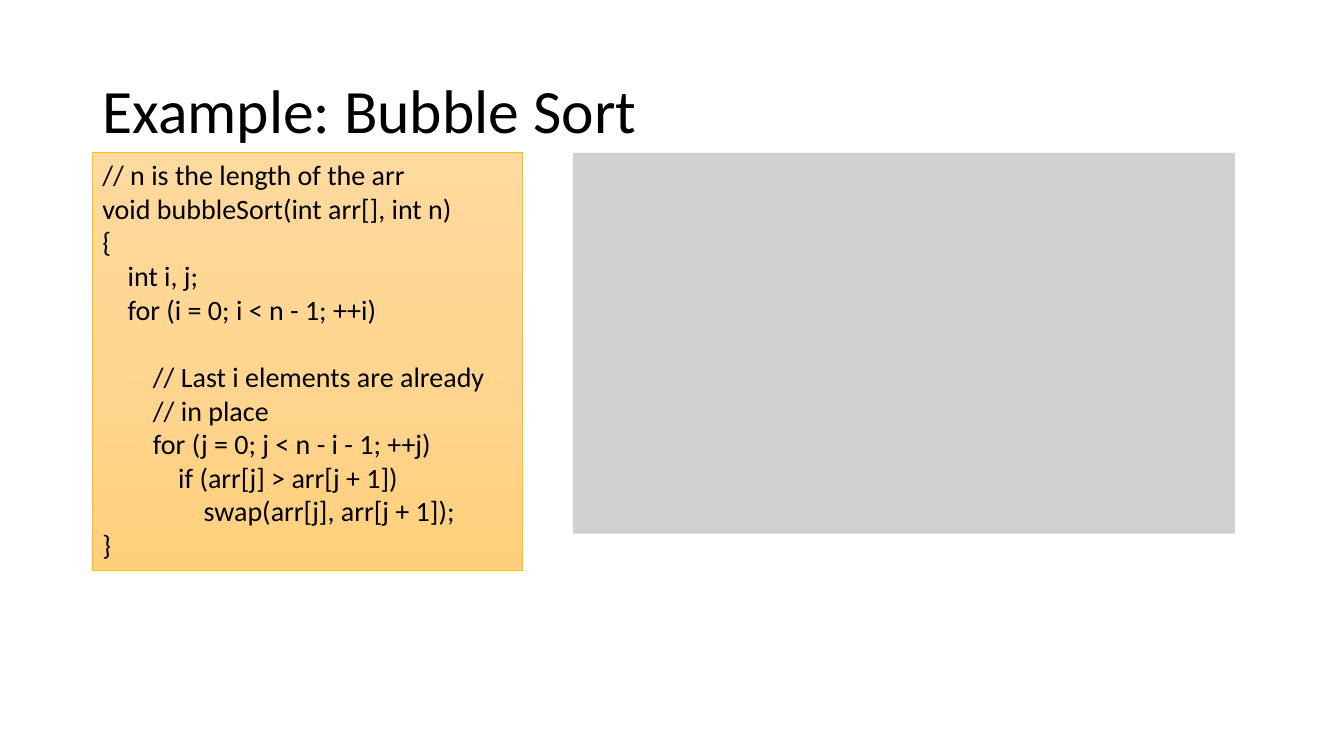
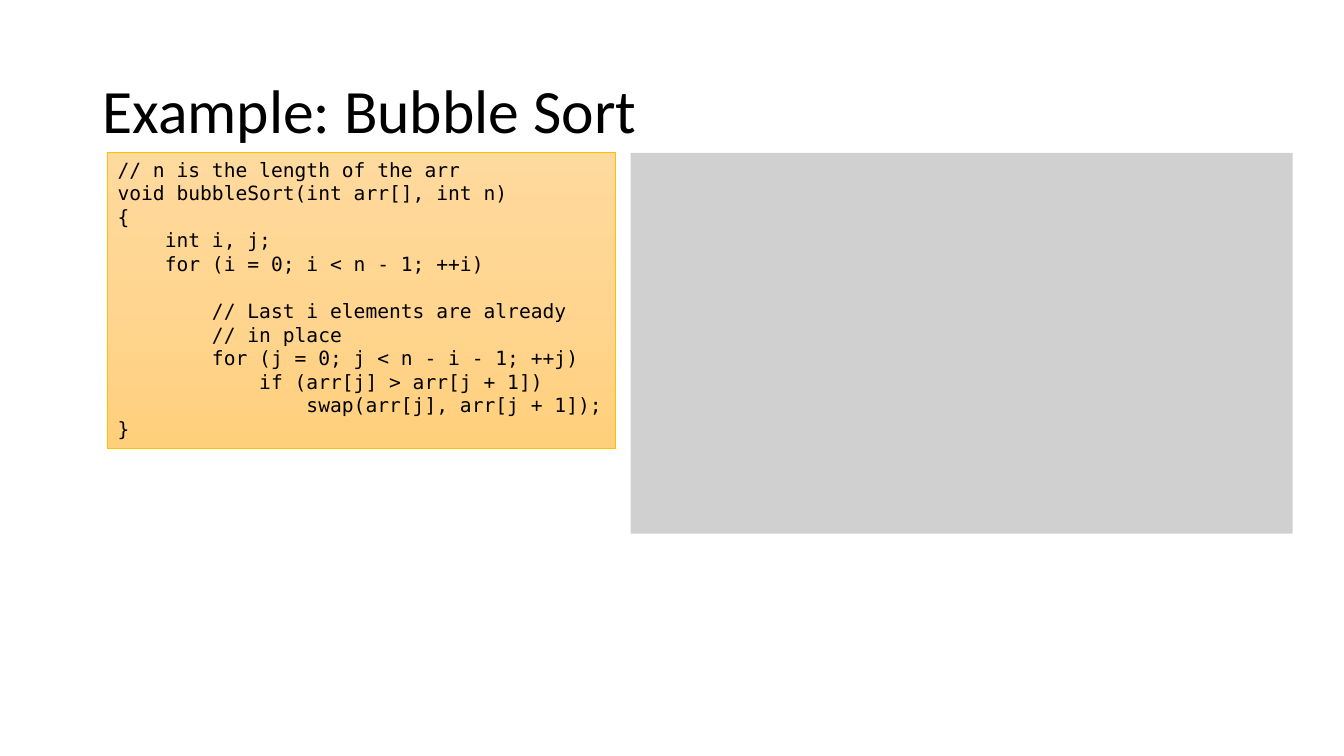
Before and after one commit to mhahsler/CS2341, a slide deck: slide 9 of slides/Chapter2_Algorithm_Analysis.pptx. Drawn at 1344x756 pixels with LibreOffice and Linux fonts; fonts in the diff are those of the drawing; grey boxes stand for pictures. Boxes give left, top, right and bottom in pixels: in the first picture for what was removed or moved away, otherwise in the second. Text is boxed around its words. In the diff, an @@ line names an element or a change of style, - is before the commit and + after.

```diff
--- a/slides/Chapter2_Algorithm_Analysis.pptx
+++ b/slides/Chapter2_Algorithm_Analysis.pptx
@@ rectangle "// n is the length ...": place and size @@
-rectangle "// n is the length ..." at [93, 153, 523, 571]
+rectangle "// n is the length ..." at [108, 153, 616, 449]
@@ rectangle "// n is the length ..." at [108, 153, 616, 449]: size 20 to 14 pt, font Calibri to DejaVu Sans Mono @@
@@ picture: place and size @@
-picture at [573, 153, 1235, 534]
+picture at [631, 153, 1294, 534]
```
Also in this commit, not shown: 4 other slides changed, 1 other file.
